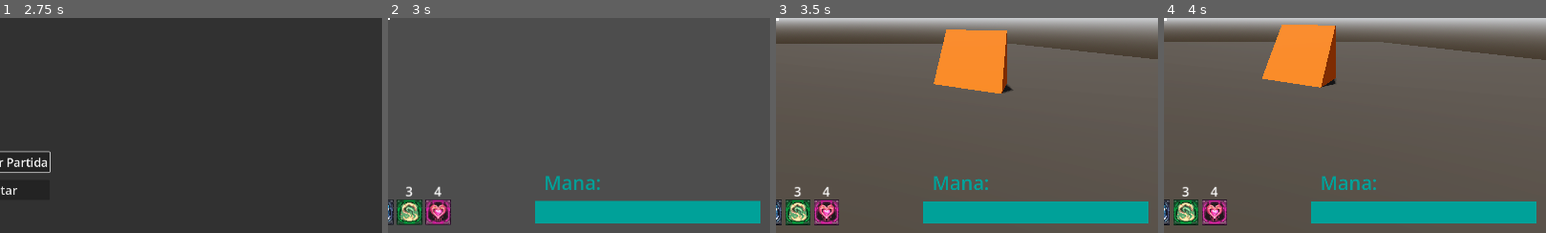
Above: before the commit, frames 1-4 (left to right).
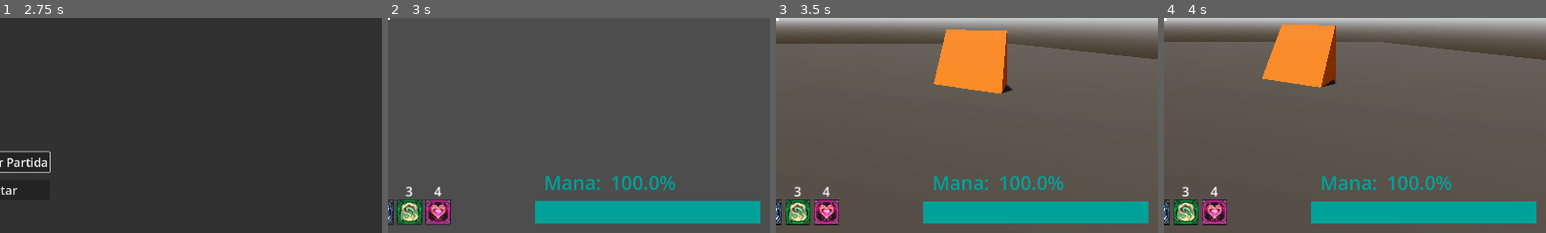
Above: after the commit, the same moments.

Repository: Isaaa43/Saudavel-e-Balanceado
Game: Godot game, scene res://cenas/main_game.tscn
The game is run twice, just before and just after one commit, with the same random seed, the same clock (stepped at 60 frames per second) and the same inputs.
Inputs (mouse positions are % of the whole screen's width and height, from its top left):
- Up to frame 1 (2.75 s): click (50, 66) at 0.52 s; type "Alex" at 0.6 s; click "Jogar" at 1.25 s; click "Host" at 2 s
- Up to frame 2 (3 s): click "Começar Partida" at 2.75 s
- Up to frame 3 (3.5 s): no input
- Up to frame 4 (4 s): tap Enter at 3.5 s; move the mouse to (72, 45) at 3.52 s; hold D (direita) from 3.53 s (still down); click (72, 45) at 3.6 s; tap Space (pular) at 3.77 s
The pictures show only the part of the screen within x 50-100%, y 50-100%; the shares and areas given below are measured in that part.

Frame 1 is identical in both runs. In frame 2, 0.5% of the frame differs, in the area x 58-76%, y 73-80%; in frame 3, 0.5%; in frame 4, 0.5%.

Commit message:
feat: hud display valor da mana
Hud mostra o valor da porcentagem de mana atual do jogador

Diff:
--- a/luta-magos/cenas/game/UI/hud_jogador.tscn
+++ b/luta-magos/cenas/game/UI/hud_jogador.tscn
@@ -180,7 +180,7 @@
 grow_horizontal = 0
 grow_vertical = 0
 
-[node name="LabelVida" type="Label" parent="Mana" unique_id=1797175320]
+[node name="LabelMana" type="Label" parent="Mana" unique_id=1797175320]
 self_modulate = Color(0, 0.63, 0.5985, 1)
 layout_mode = 0
 offset_left = 23.0
@@ -190,6 +190,16 @@
 theme_override_font_sizes/font_size = 48
 text = "Mana:"
 
+[node name="LabelManaValor" type="Label" parent="Mana" unique_id=904015265]
+self_modulate = Color(0, 0.63, 0.5985, 1)
+layout_mode = 0
+offset_left = 190.0
+offset_top = -80.0
+offset_right = 334.0
+offset_bottom = -13.0
+theme_override_font_sizes/font_size = 48
+text = "100"
+
 [node name="ColorRectManaBaixo" type="ColorRect" parent="Mana" unique_id=1391977775]
 layout_mode = 1
 anchors_preset = 15
--- a/luta-magos/scripts/game/UI/hud_jogador.gd
+++ b/luta-magos/scripts/game/UI/hud_jogador.gd
@@ -8,6 +8,7 @@
 
 @onready var color_rect_mana_baixo: ColorRect = $Mana/ColorRectManaBaixo
 @onready var color_rect_mana: ColorRect = $Mana/ColorRectMana
+@onready var label_mana_valor: Label = $Mana/LabelManaValor
 
 func _ready() -> void:
 	selecionar_magia(0)
@@ -27,3 +28,4 @@
 
 func mostrar_mana(porcent_mana: float) -> void:
 	color_rect_mana.size.x = color_rect_mana_baixo.size.x * porcent_mana
+	label_mana_valor.text = String.num(porcent_mana * 100, 2) + "%"
